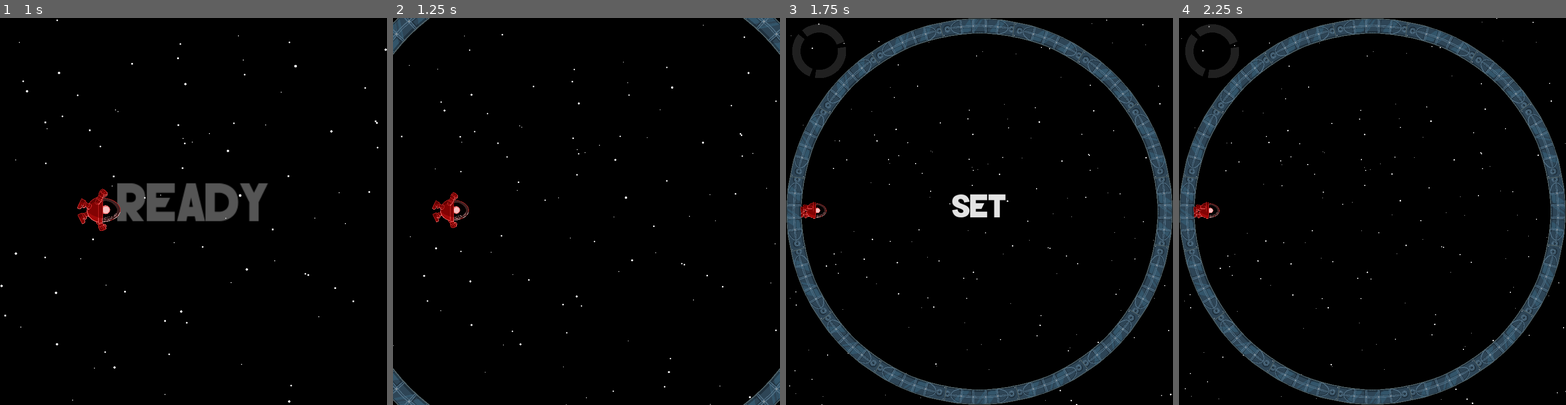
Above: before the commit, frames 1-4 (left to right).
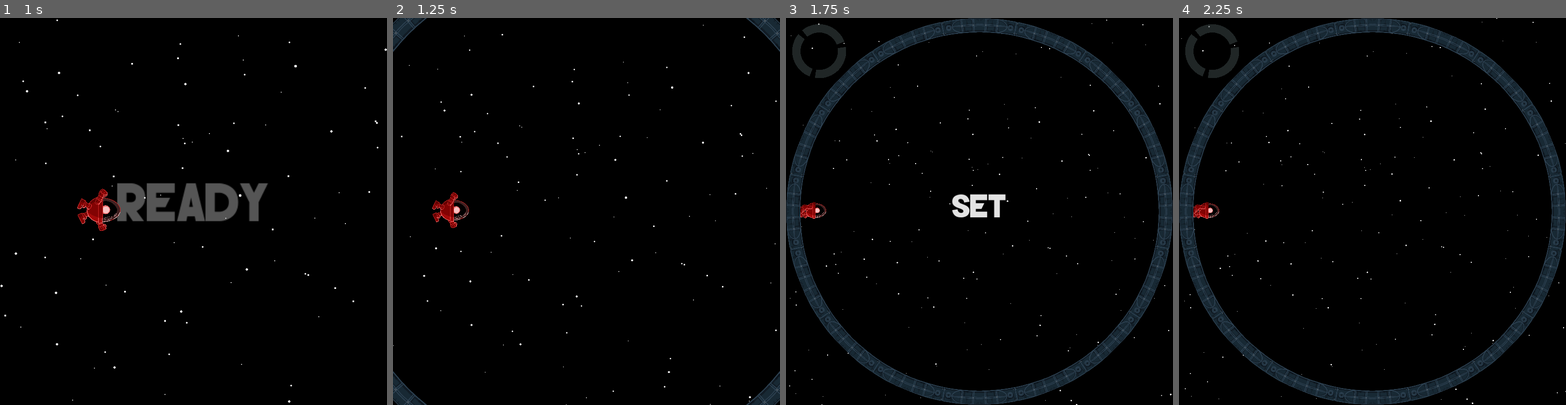
Above: after the commit, the same moments.

Repository: hwacha/ringspace_shelldown
Game: Godot game, scene res://scenes/opening_screen.tscn
Two runs of this game, one before a commit and one after it. Both use one fixed random seed, a clock stepped at 60 frames per second and the inputs below.
Inputs:
- Up to frame 1 (1 s): tap W at 0.5 s; tap Enter (ui_accept) at 0.6, 0.77 s
- Up to frame 2 (1.25 s): tap Enter (ui_accept) at 1.07 s
- Up to frame 3 (1.75 s): tap Enter (ui_accept) at 1.35, 1.52 s
- Up to frame 4 (2.25 s): tap Enter (ui_accept) at 1.82, 2.1 s

Frame 1 is identical in both runs. In frame 2, 1.4% of the frame differs, in the area x 0-100%, y 0-100%; in frame 3, 10%; in frame 4, 10%.

Commit message:
fix custom ring segments

Diff:
--- a/scenes/CrustSegment.tscn
+++ b/scenes/CrustSegment.tscn
@@ -1,8 +1,8 @@
-[gd_scene load_steps=11 format=3 uid="uid://dyffdrfd3y8kk"]
+[gd_scene load_steps=7 format=3 uid="uid://dyffdrfd3y8kk"]
 
 [ext_resource type="Script" path="res://scripts/CrustSegment.gd" id="1"]
 [ext_resource type="Texture2D" uid="uid://be7f25jo1583g" path="res://assets/warning-28-xxl.png" id="2"]
-[ext_resource type="Texture2D" uid="uid://x6vqgqnp57i2" path="res://assets/Ring.png" id="2_kxank"]
+[ext_resource type="Texture2D" uid="uid://c4cht2hegqlgq" path="res://assets/RingSegment.png" id="2_ie5c3"]
 [ext_resource type="AudioStream" uid="uid://jm5c8xsyqmwq" path="res://assets/ring_game_segment_alarm.wav" id="3"]
 
 [sub_resource type="Animation" id="1"]
@@ -11,7 +11,7 @@
 tracks/0/type = "value"
 tracks/0/imported = false
 tracks/0/enabled = true
-tracks/0/path = NodePath("Warning:visible")
+tracks/0/path = NodePath("Visuals/Warning:visible")
 tracks/0/interp = 1
 tracks/0/loop_wrap = true
 tracks/0/keys = {
@@ -50,20 +50,7 @@
 "segment_destroy": SubResource("1")
 }
 
-[sub_resource type="RectangleShape2D" id="RectangleShape2D_33m3i"]
-size = Vector2(36, 36)
-
-[sub_resource type="RectangleShape2D" id="RectangleShape2D_q8cqb"]
-size = Vector2(36, 36)
-
-[sub_resource type="RectangleShape2D" id="RectangleShape2D_q4qsg"]
-size = Vector2(36, 36)
-
-[sub_resource type="RectangleShape2D" id="RectangleShape2D_gcwqd"]
-size = Vector2(36, 36)
-
 [node name="CrustSegment" type="StaticBody2D"]
-rotation = -1.5708
 script = ExtResource("1")
 is_flash_on = true
 
@@ -72,41 +59,23 @@
 "": SubResource("AnimationLibrary_3l7tr")
 }
 
-[node name="Ring" type="Sprite2D" parent="."]
-scale = Vector2(0.1, 0.1)
-texture = ExtResource("2_kxank")
-
-[node name="Warning" type="Sprite2D" parent="."]
-position = Vector2(0, -88)
-scale = Vector2(0.3, 0.298438)
-texture = ExtResource("2")
-
-[node name="CollisionShape2D" type="CollisionShape2D" parent="."]
-position = Vector2(0, 4)
-shape = SubResource("RectangleShape2D_33m3i")
-
-[node name="CollisionShape2D2" type="CollisionShape2D" parent="."]
-position = Vector2(-37, 2)
-rotation = 0.0890118
-shape = SubResource("RectangleShape2D_q8cqb")
-
-[node name="CollisionShape2D3" type="CollisionShape2D" parent="."]
-position = Vector2(-73, -3)
-rotation = 0.176278
-shape = SubResource("RectangleShape2D_q4qsg")
-
-[node name="CollisionShape2D4" type="CollisionShape2D" parent="."]
-position = Vector2(37, 2)
-rotation = -0.0890118
-shape = SubResource("RectangleShape2D_gcwqd")
-
-[node name="CollisionShape2D5" type="CollisionShape2D" parent="."]
-position = Vector2(74, -3)
-rotation = -0.176278
-shape = SubResource("RectangleShape2D_gcwqd")
-
 [node name="Alarm" type="AudioStreamPlayer2D" parent="."]
 stream = ExtResource("3")
 volume_db = -6.0
 
+[node name="Visuals" type="Node2D" parent="."]
+position = Vector2(-1, 0)
+
+[node name="Ring" type="Sprite2D" parent="Visuals"]
+position = Vector2(-7, 0)
+rotation = -1.5708
+scale = Vector2(0.25, 0.25)
+texture = ExtResource("2_ie5c3")
+
+[node name="Warning" type="Sprite2D" parent="Visuals"]
+position = Vector2(-104, -1.19209e-07)
+rotation = -1.5708
+scale = Vector2(0.3, 0.298438)
+texture = ExtResource("2")
+
 [connection signal="animation_finished" from="AnimationPlayer" to="." method="_on_AnimationPlayer_animation_finished"]
--- a/scripts/CrustSegment.gd
+++ b/scripts/CrustSegment.gd
@@ -17,7 +17,7 @@
 
 func _ready():
 	is_flash_on = false
-	$Warning.visible = false
+	$Visuals/Warning.visible = false
 
 func destroy():
 	$AnimationPlayer.play("segment_destroy")
--- a/scripts/Score.gd
+++ b/scripts/Score.gd
@@ -24,7 +24,7 @@
 	for pn in Players.score:
 		var theta_offset = 7 * PI / 4 + theta - (PI / 2 * int(pn))
 		for i in range(0, Players.play_to):
-			var color = Color(0.25, 0.25, 0.25, 0.5)
+			var color = Color(0.25, 0.3, 0.3, 0.5)
 			if i + 1 <= Players.score[pn]:
 				color = get_node("/root/Players").player_colors[int(pn) - 1]
 			draw_arc(score_locations[pn], score_radius * 11 / 16, \
--- a/scripts/crust.gd
+++ b/scripts/crust.gd
@@ -1,7 +1,7 @@
 extends Node2D
 
 @export var num_segments: int = 16
-var crust_ratio: float = 1.0 / 10 # 1 is the length of the screen
+var crust_ratio: float = 1.0 / 13.5 # 1 is the length of the screen
 
 var screen_size
 
@@ -45,8 +45,27 @@
 
 		var crust_segment_theta = i * segment_d_theta
 
-		crust_segment.transform.origin = midpoint_radius * Vector2(cos(crust_segment_theta), sin(crust_segment_theta))
-		crust_segment.rotation += crust_segment_theta
+		crust_segment.get_node("Visuals").transform.origin = midpoint_radius * Vector2(cos(crust_segment_theta), sin(crust_segment_theta))
+		crust_segment.get_node("Visuals").rotation += crust_segment_theta
+
+		var colliders_per_segment = 5
+		var num_colliders = colliders_per_segment * num_segments
+		var collider_d_theta = segment_d_theta / colliders_per_segment
+
+
+		for j in range(-2, 3):
+			var cord = RectangleShape2D.new()
+			cord.size = Vector2(PI * 2 * midpoint_radius / num_colliders, crust_size)
+			var collider = CollisionShape2D.new()
+			collider.shape = cord
+
+			var collider_theta = (i * colliders_per_segment + j) * collider_d_theta
+
+			collider.rotation = crust_segment.rotation + collider_theta + PI/2
+			collider.transform.origin = crust_segment.transform.origin + midpoint_radius * Vector2(cos(collider_theta), sin(collider_theta))
+
+			crust_segment.add_child(collider)
+
 		self.add_child(crust_segment)
 
 	rng = RandomNumberGenerator.new()
Binary file removed: assets/Ring.png
Binary file added: assets/RingSegment.png
Not shown, changed: assets/RingSegment.png.import
